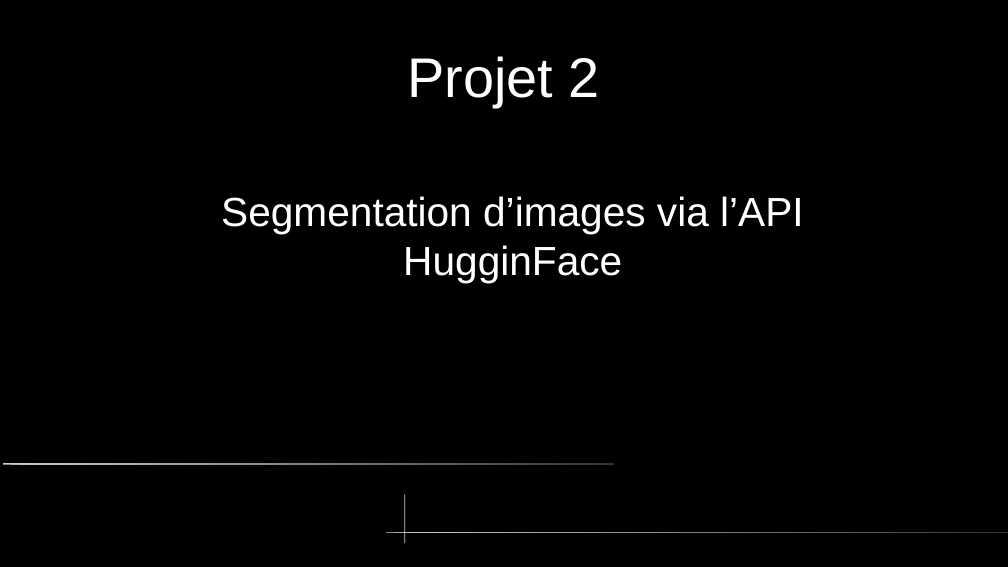
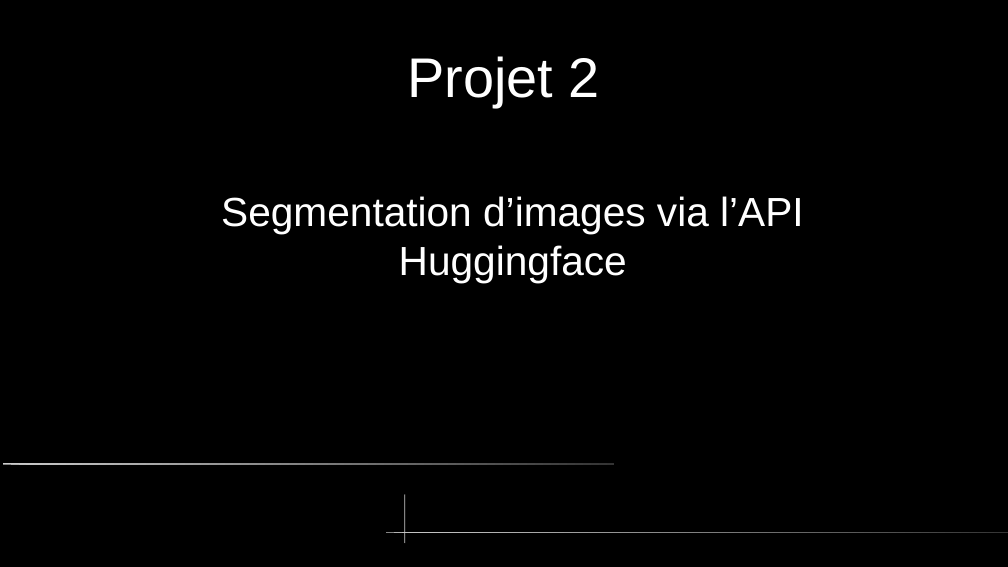
Before and after one commit to Apinsun/Projet2, a slide deck: slide 1 of Sans nom 1presentation.odp. Drawn at 1008x567 pixels with LibreOffice and Linux fonts; fonts in the diff are those of the drawing. Boxes give left, top, right and bottom in pixels: in the first picture for what was removed or moved away, otherwise in the second. Text is boxed around its words. In the diff, an @@ line names an element or a change of style, - is before the commit and + after.

```diff
--- a/Sans nom 1presentation.odp
+++ b/Sans nom 1presentation.odp
@@ text at <box>221,196,804,282</box>: text changed @@
-Segmentation d’images via l’API HugginFace
+Segmentation d’images via l’API Huggingface
```
Also in this commit, not shown: 5 other slides changed, 4 slides added, 3 other files.
